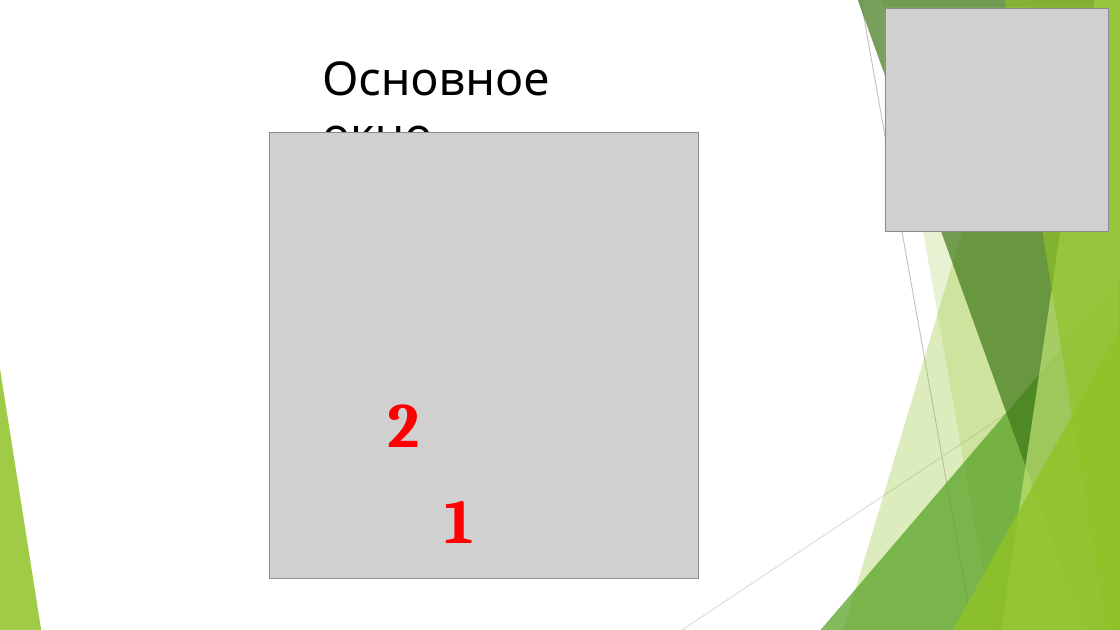
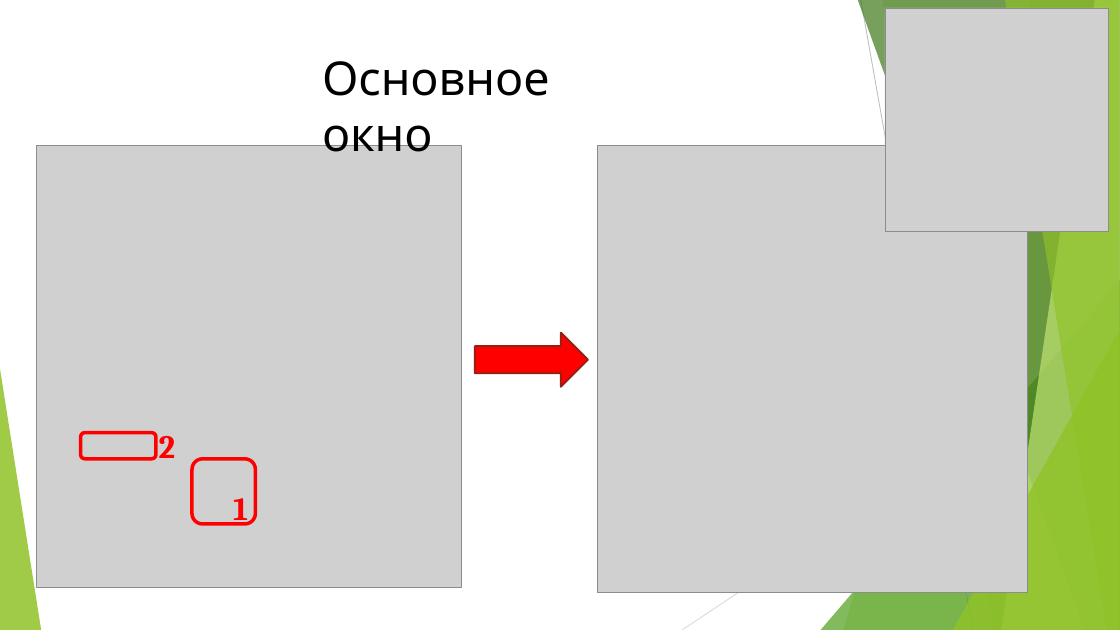
Before and after one commit to PushkinC/GUItoTurtle, a slide deck: slide 4 of GUItoTurtle.pptx. Drawn at 1120x630 pixels with LibreOffice and Linux fonts; fonts in the diff are those of the drawing; grey boxes stand for pictures. Boxes give left, top, right and bottom in pixels: in the first picture for what was removed or moved away, otherwise in the second. Text is boxed around its words. In the diff, an @@ line names an element or a change of style, - is before the commit and + after.

```diff
--- a/GUItoTurtle.pptx
+++ b/GUItoTurtle.pptx
@@ picture: place and size @@
-picture at (270, 132, 698, 579)
+picture at (37, 145, 461, 587)
@@ picture added at (597, 145, 1022, 585) @@
@@ picture added at (597, 146, 1028, 593) @@
@@ right arrow added at (475, 333, 588, 387), fill #FF0000, outline #912313 1.5 pt @@
@@ rounded rectangle added at (81, 433, 156, 459), outline #FF0000 3 pt @@
@@ text "2" at (159, 436, 176, 458): size 54 to 28 pt @@
@@ text "2": place and size @@
-text "2" at (387, 404, 419, 447)
+text "2" at (159, 436, 176, 458)
@@ rounded rectangle added at (192, 459, 256, 524), outline #FF0000 3 pt @@
@@ text "1": place and size @@
-text "1" at (444, 501, 473, 543)
+text "1" at (233, 498, 248, 526)
@@ text "1" at (233, 498, 248, 526): size 54 to 28 pt @@
```
Also in this commit, not shown: 9 other slides changed, 2 slides added, 2 slides removed, 8 other files.
